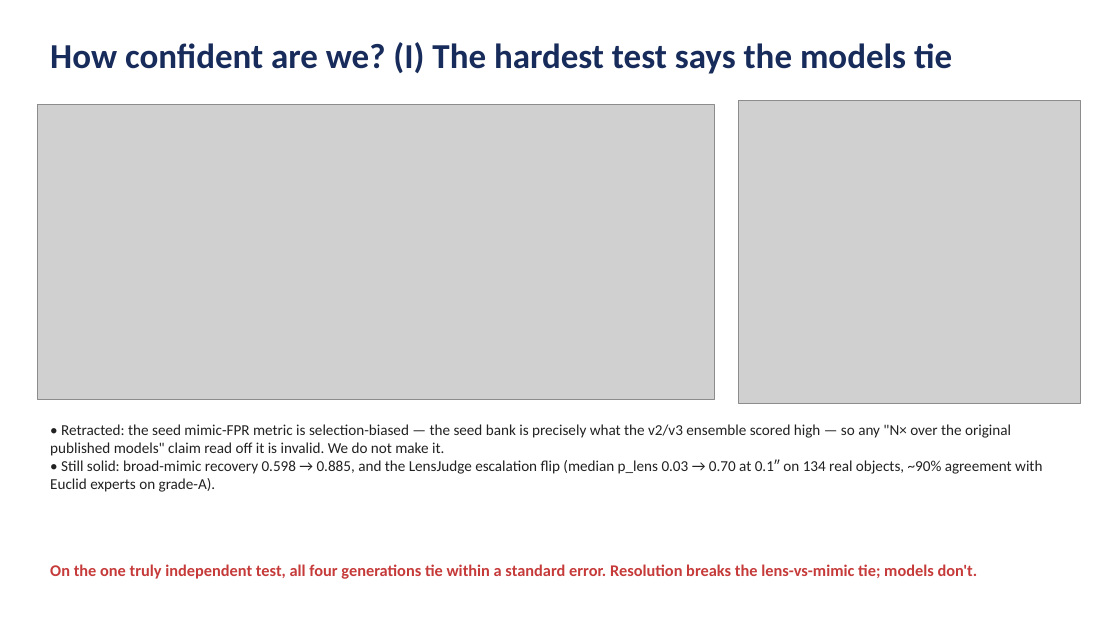
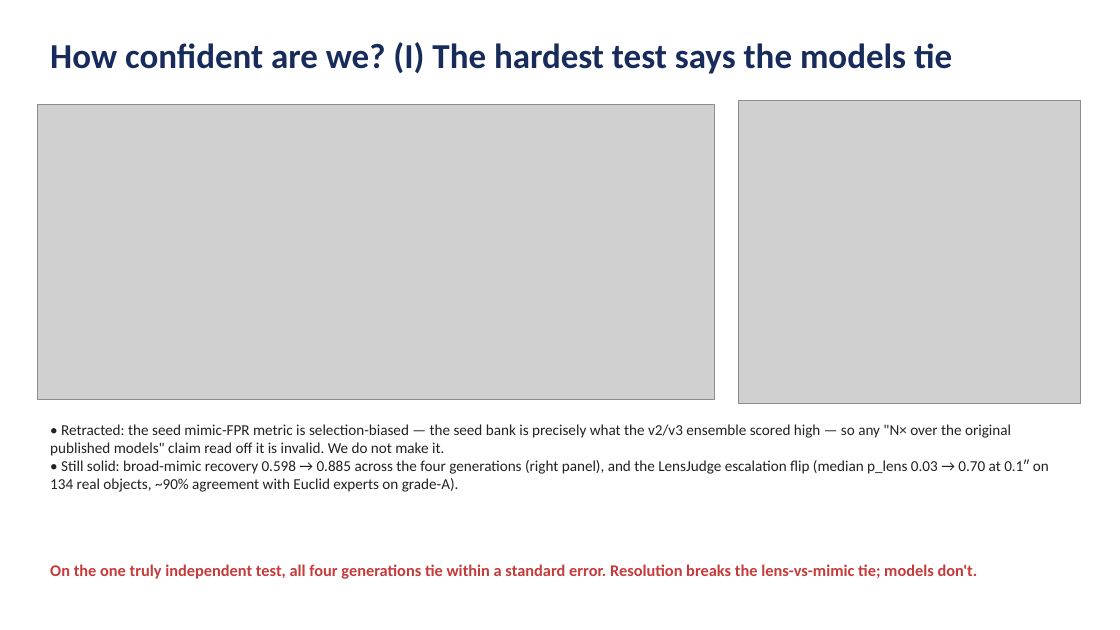
Before and after one commit to usfcs-edu/agentic-lensing, a slide deck: slide 16 of progress/2026-07-09/claudenet_v4_dr11_2026-07-09.pptx. Drawn at 1120x630 pixels with LibreOffice and Linux fonts; fonts in the diff are those of the drawing; grey boxes stand for pictures. Boxes give left, top, right and bottom in pixels: in the first picture for what was removed or moved away, otherwise in the second. Text is boxed around its words. In the diff, an @@ line names an element or a change of style, - is before the commit and + after.

```diff
--- a/progress/2026-07-09/claudenet_v4_dr11_2026-07-09.pptx
+++ b/progress/2026-07-09/claudenet_v4_dr11_2026-07-09.pptx
@@ text at (50, 459, 1049, 492): text changed @@
-• Still solid: broad-mimic recovery 0.598 → 0.885, and the LensJudge escalation flip (median p_lens 0.03 → 0.70 at 0.1″ on 134 real objects, ~90% agreement with Euclid experts on grade-A).
+• Still solid: broad-mimic recovery 0.598 → 0.885 across the four generations (right panel), and the LensJudge escalation flip (median p_lens 0.03 → 0.70 at 0.1″ on 134 real objects, ~90% agreement with Euclid experts on grade-A).
```
Also in this commit, not shown: 3 other slides changed, 1 other file.
